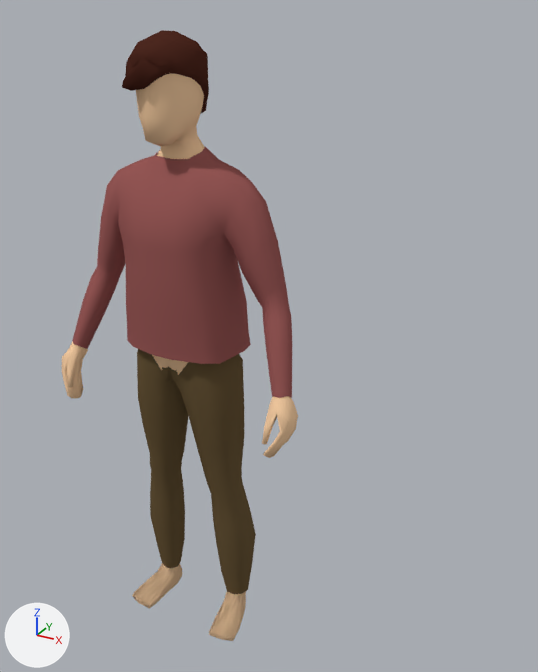
A saved change to the Blender file Assets/Characters/Player.blend.
One viewpoint serves both versions: a 50 mm lens placed at (1.158, -1.602, 1.845), pointed at (0.245, 0.057, 1.015). The axes (+X, +Y, +Z) are drawn at lower left. The lights are the same throughout.

The first picture shows 'Body', 'Hair', 'Pants', 'Shirt'.
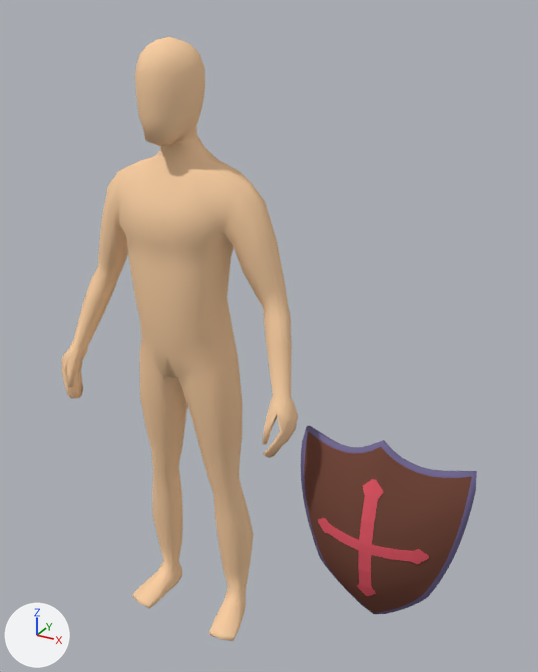
What the commit changed:
Object 'Hair' (ob_hair) is now hidden.
Object 'Pants' (ob_pants) is now hidden.
Object 'Shirt' (ob_shirt) is now hidden.
Object 'Shield' (ob_shield) is now shown.
Object 'Shield' (ob_shield) moves from (0.337, -0.068, 0.827) to (0.616, -0.021, 0.538).

Location of each change, (x1, y1, x2, y2) in pixels of the pictures (538 x 672 px):
'Shirt', hidden (brown): before (72, 146, 292, 398)
'Shield', shown (brown): after (301, 426, 477, 614)
'Pants', hidden (brown): before (137, 349, 256, 594)
'Hair', hidden (red): before (122, 30, 209, 114)
'Body', unchanged, uncovered by the edit: before (62, 73, 298, 641); after (62, 37, 298, 641)
